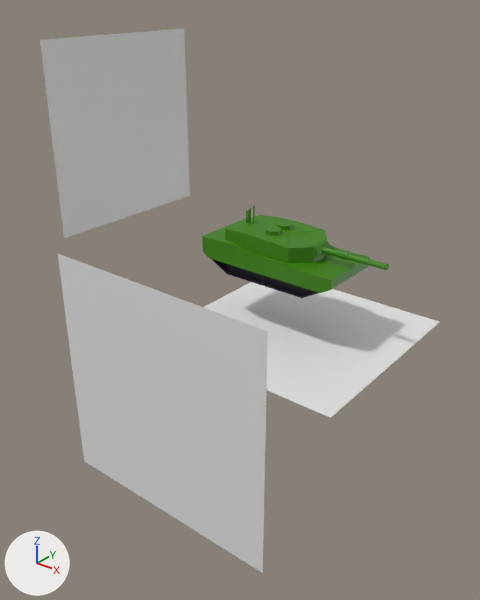
A saved change to the Blender file Blender/Abrams.blend.
Camera for both pictures: a camera (50 mm lens) standing at (22.8, -32.8, 17.5) and looking at (-1.9, -1.8, -1.7). The lights are fixed; the arrows at lower left show +X, +Y and +Z.

The older version as bpy lines, for what is in view:
```python
me_cube = bpy.data.meshes.new('Cube')
me_cube.from_pydata(...)  # 80 vertices, 66 faces; spans x -4.76..5.11, y 0.0..2.27, z 0.6..2.23
me_cube.materials.append(mat_material_002)  # green #3c8200
me_plane = bpy.data.meshes.new('Plane')
me_plane.from_pydata([(-1.0, -1.0, 0.0), (1.0, -1.0, 0.0), (-1.0, 1.0, 0.0), (1.0, 1.0, 0.0)], [], [(0, 1, 3, 2)])
me_plane.materials.append(mat_material_001)  # its picture is missing
me_plane_001 = bpy.data.meshes.new('Plane.001')
me_plane_001.from_pydata([(-1.0, -1.0, 0.0), (1.0, -1.0, 0.0), (-1.0, 1.0, 0.0), (1.0, 1.0, 0.0)], [], [(0, 1, 3, 2)])
me_plane_001.materials.append(mat_material_001)  # its picture is missing
me_plane_002 = bpy.data.meshes.new('Plane.002')
me_plane_002.from_pydata([(-1.0, -1.0, 0.0), (1.0, -1.0, 0.0), (-1.0, 1.0, 0.0), (1.0, 1.0, 0.0)], [], [(0, 1, 3, 2)])
me_plane_002.materials.append(mat_material_001)  # its picture is missing
ob_hull = bpy.data.objects.new('Hull', me_cube)
ob_hull.location = (0.0, 0.0, 0.0)
_m = ob_hull.modifiers.new('Mirror', 'MIRROR')
_m.use_axis = (False, True, False)
ob_plane = bpy.data.objects.new('Plane', me_plane)
ob_plane.location = (1.4, -12.93, -2.86)
ob_plane.rotation_euler = (1.571, 0.0, 3.142)  # degrees (90, 0, 180)
ob_plane.scale = (7.01, 7.01, 7.01)
ob_plane_001 = bpy.data.objects.new('Plane.001', me_plane_001)
ob_plane_001.location = (-17.13, 2.89, 6.72)
ob_plane_001.rotation_euler = (1.571, 0.0, 1.571)  # degrees (90, 0, 90)
ob_plane_001.scale = (7.01, 7.01, 7.01)
ob_plane_002 = bpy.data.objects.new('Plane.002', me_plane_002)
ob_plane_002.location = (1.39, -0.08, -3.55)
ob_plane_002.rotation_euler = (0.0, 0.0, 3.142)  # degrees (0, 0, 180)
ob_plane_002.scale = (7.01, 7.01, 7.01)
# also in view: 'Barrel' at (4.8, 0.0, 2.5); 'Cube' at (-0.1, 0.0, 3.0); 'TrackLeft' at (0.1, 0.0, 0.7)
```
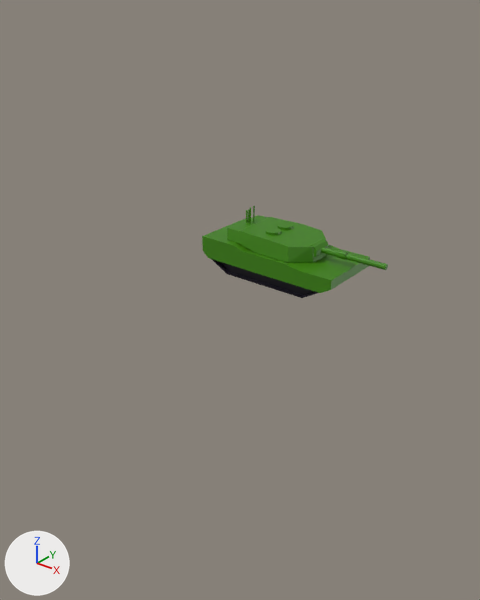
Where the newer file only moved an object's origin or applied its transform, the numbers keep the older frame.

Location of each change, [x1, y1, x2, y2] in pixels of the pictures (480 x 600 px):
'Plane', hidden
    before: [58, 254, 268, 573]
'Plane.001', hidden
    before: [40, 29, 190, 238]
'Plane.002', hidden
    before: [203, 282, 439, 418]

The change in detail:
Object 'Plane' (ob_plane) is now hidden.
Object 'Plane.001' (ob_plane_001) is now hidden.
Object 'Plane.002' (ob_plane_002) is now hidden.
